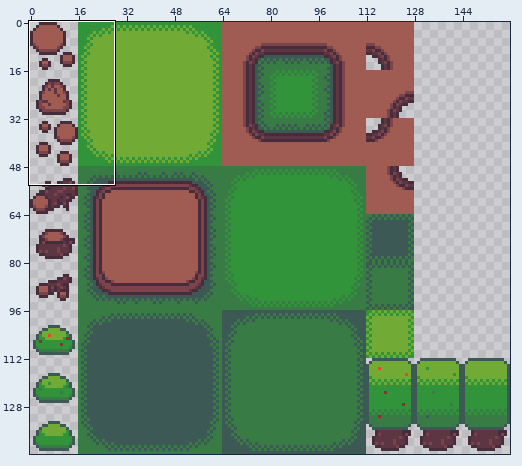
Pixel-art file -- Sprites/.Ase/TileSet.aseprite. The picture above shows the old version from afar; the outline marks the close-up.
Close-up. Before:
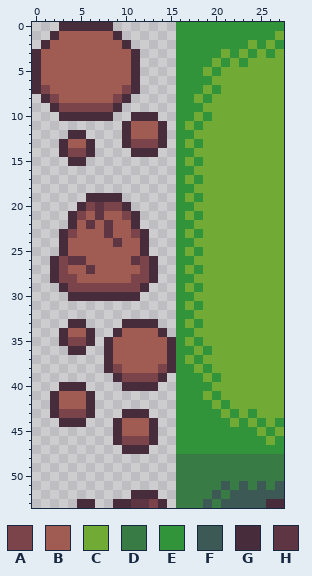
160x144 pixels, 1 frame. Shown: x 0..27, y 0..53.
Visible layers, top first: "Collectable-Tiles", "ONTerrain-Tiles", "Terrain-Tiles".
Palette (. is transparent): A #7a444a  B #a05b53  C #71aa34  D #397b44  E #31943a  F #3c5956  G #472d3c  H #5e3643
Pixels before, first column x 0:
 0 ...GGGGGG.......EEEEEEEEEEEE
 1 ..GBBBBBBG......EEEEEEEEEEEC
 2 .GBBBBBBBBG.....EEEEEEEECECE
 3 GBBBBBBBBBBG....EEEEECECECEC
 4 GBBBBBBBBBBG....EEEECECECCCC
 5 GBBBBBBBBBBG....EEECECCCCCCC
 6 GBBBBBBBBBBG....EEEECCCCCCCC
 7 GABBBBBBBBAG....EEECECCCCCCC
 8 .GABBBBBBAG.....EECECCCCCCCC
 9 ..GAAAAAAG......EEECCCCCCCCC
10 ...GGGGGG..GGG..EECECCCCCCCC
11 ..........GBBBG.ECECCCCCCCCC
12 ....GG....GBBBG.EECCCCCCCCCC
13 ...GBBG...GAAAG.ECECCCCCCCCC
14 ...GAAG....GGG..EECCCCCCCCCC
15 ....GG..........ECECCCCCCCCC
16 ................EECCCCCCCCCC
17 ................ECECCCCCCCCC
18 ................EECCCCCCCCCC
19 ......GGGG......ECECCCCCCCCC
20 .....GAHAAG.....EECCCCCCCCCC
21 ....GABHBBAG....ECECCCCCCCCC
22 ....GBHBHBBG....EECCCCCCCCCC
23 ...GABBBHBBAG...ECECCCCCCCCC
24 ...GBBBBBHBBG...EECCCCCCCCCC
25 ...GBBBBBBBBG...ECECCCCCCCCC
26 ..GAHHBBBBBHAG..EECCCCCCCCCC
27 ..GABBHBBBBBAG..ECECCCCCCCCC
28 ..GAABBBBBBAAG..EECCCCCCCCCC
29 ...GAAAAAAAAG...ECECCCCCCCCC
30 ....GGGGGGGG....EECCCCCCCCCC
31 ................ECECCCCCCCCC
32 ................EECCCCCCCCCC
33 ....GG....GGGG..ECECCCCCCCCC
34 ...GBBG..GBBBBG.EECCCCCCCCCC
35 ...GAAG.GBBBBBBGECECCCCCCCCC
36 ....GG..GBBBBBBGEECECCCCCCCC
37 ........GBBBBBBGECECCCCCCCCC
38 ........GABBBBAGEECECCCCCCCC
39 .........GAAAAG.EEECECCCCCCC
40 ...GGG....GGGG..EEEECCCCCCCC
41 ..GBBBG.........EEECECCCCCCC
42 ..GBBBG.........EEEECECCCCCC
43 ..GAAAG...GGG...EEEEECECECCC
44 ...GGG...GBBBG..EEEEEECECECE
45 .........GBBBG..EEEEEEEEECEC
46 .........GAAAG..EEEEEEEEEECE
47 ..........GGG...EEEEEEEEEEEE
48 ................DDDDDDDDDDDD
49 ................DDDDDDDDDDDD
50 ................DDDDDDDDDDDD
51 ................DDDDDFDFDFDF
52 ...........GGG..DDDDFDFFFFFF
53 .....GG..GGHHAG.DDDFDFFFFFGG
New version:
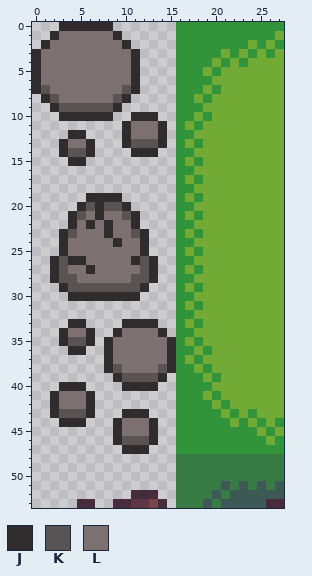
Colours new in this view: J #302c2e  K #5a5353  L #7d7071
The exact change:
{"where": "layer \"Collectable-Tiles\""}
{"y":0,"x":3,"old":"GGGGGG","new":"JJJJJJ"}
{"y":1,"x":2,"old":"GBBBBBBG","new":"JLLLLLLJ"}
{"y":2,"x":1,"old":"GBBBBBBBBG","new":"JLLLLLLLLJ"}
{"y":3,"x":0,"old":"GBBBBBBBBBBG","new":"JLLLLLLLLLLJ"}
{"y":4,"x":0,"old":"GBBBBBBBBBBG","new":"JLLLLLLLLLLJ"}
{"y":5,"x":0,"old":"GBBBBBBBBBBG","new":"JLLLLLLLLLLJ"}
{"y":6,"x":0,"old":"GBBBBBBBBBBG","new":"JLLLLLLLLLLJ"}
{"y":7,"x":0,"old":"GABBBBBBBBAG","new":"JKLLLLLLLLKJ"}
{"y":8,"x":1,"old":"GABBBBBBAG","new":"JKLLLLLLKJ"}
{"y":9,"x":2,"old":"GAAAAAAG","new":"JKKKKKKJ"}
{"y":10,"x":3,"old":"GGGGGG","new":"JJJJJJ"}
{"y":10,"x":11,"old":"GGG","new":"JJJ"}
{"y":11,"x":10,"old":"GBBBG","new":"JLLLJ"}
{"y":12,"x":4,"old":"GG","new":"JJ"}
{"y":12,"x":10,"old":"GBBBG","new":"JLLLJ"}
{"y":13,"x":3,"old":"GBBG","new":"JLLJ"}
{"y":13,"x":10,"old":"GAAAG","new":"JKKKJ"}
{"y":14,"x":3,"old":"GAAG","new":"JKKJ"}
{"y":14,"x":11,"old":"GGG","new":"JJJ"}
{"y":15,"x":4,"old":"GG","new":"JJ"}
{"y":19,"x":6,"old":"GGGG","new":"JJJJ"}
{"y":20,"x":5,"old":"GAHAAG","new":"JKJKKJ"}
{"y":21,"x":4,"old":"GABHBBAG","new":"JKLJLLKJ"}
{"y":22,"x":4,"old":"GBHBHBBG","new":"JLJLJLLJ"}
{"y":23,"x":3,"old":"GABBBHBBAG","new":"JKLLLJLLKJ"}
{"y":24,"x":3,"old":"GBBBBBHBBG","new":"JLLLLLJLLJ"}
{"y":25,"x":3,"old":"GBBBBBBBBG","new":"JLLLLLLLLJ"}
{"y":26,"x":2,"old":"GAHHBBBBBHAG","new":"JKJJLLLLLJKJ"}
{"y":27,"x":2,"old":"GABBHBBBBBAG","new":"JKLLJLLLLLKJ"}
{"y":28,"x":2,"old":"GAABBBBBBAAG","new":"JKKLLLLLLKKJ"}
{"y":29,"x":3,"old":"GAAAAAAAAG","new":"JKKKKKKKKJ"}
{"y":30,"x":4,"old":"GGGGGGGG","new":"JJJJJJJJ"}
{"y":33,"x":4,"old":"GG","new":"JJ"}
{"y":33,"x":10,"old":"GGGG","new":"JJJJ"}
{"y":34,"x":3,"old":"GBBG","new":"JLLJ"}
{"y":34,"x":9,"old":"GBBBBG","new":"JLLLLJ"}
{"y":35,"x":3,"old":"GAAG","new":"JKKJ"}
{"y":35,"x":8,"old":"GBBBBBBG","new":"JLLLLLLJ"}
{"y":36,"x":4,"old":"GG","new":"JJ"}
{"y":36,"x":8,"old":"GBBBBBBG","new":"JLLLLLLJ"}
{"y":37,"x":8,"old":"GBBBBBBG","new":"JLLLLLLJ"}
{"y":38,"x":8,"old":"GABBBBAG","new":"JKLLLLKJ"}
{"y":39,"x":9,"old":"GAAAAG","new":"JKKKKJ"}
{"y":40,"x":3,"old":"GGG","new":"JJJ"}
{"y":40,"x":10,"old":"GGGG","new":"JJJJ"}
{"y":41,"x":2,"old":"GBBBG","new":"JLLLJ"}
{"y":42,"x":2,"old":"GBBBG","new":"JLLLJ"}
{"y":43,"x":2,"old":"GAAAG","new":"JKKKJ"}
{"y":43,"x":10,"old":"GGG","new":"JJJ"}
{"y":44,"x":3,"old":"GGG","new":"JJJ"}
{"y":44,"x":9,"old":"GBBBG","new":"JLLLJ"}
{"y":45,"x":9,"old":"GBBBG","new":"JLLLJ"}
{"y":46,"x":9,"old":"GAAAG","new":"JKKKJ"}
{"y":47,"x":10,"old":"GGG","new":"JJJ"}
{"label":"changed","picture_box":[32,22,176,454]}
